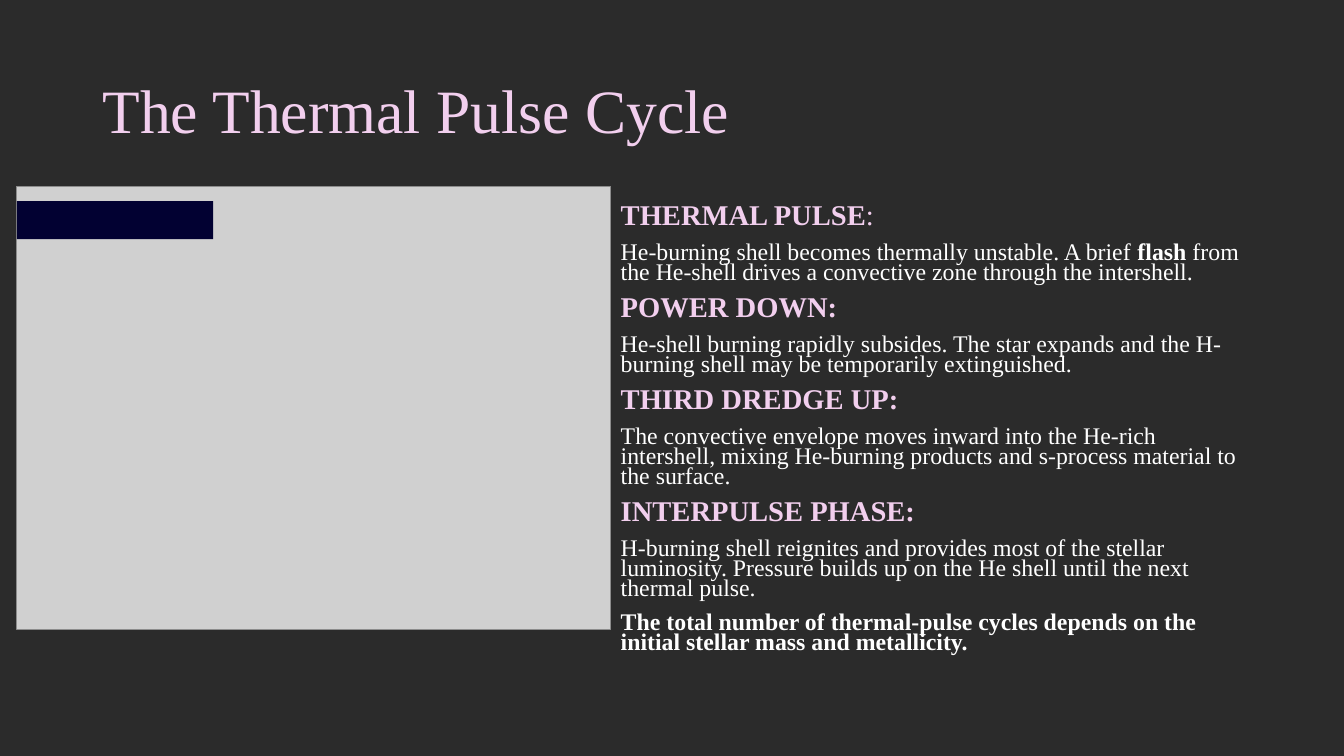
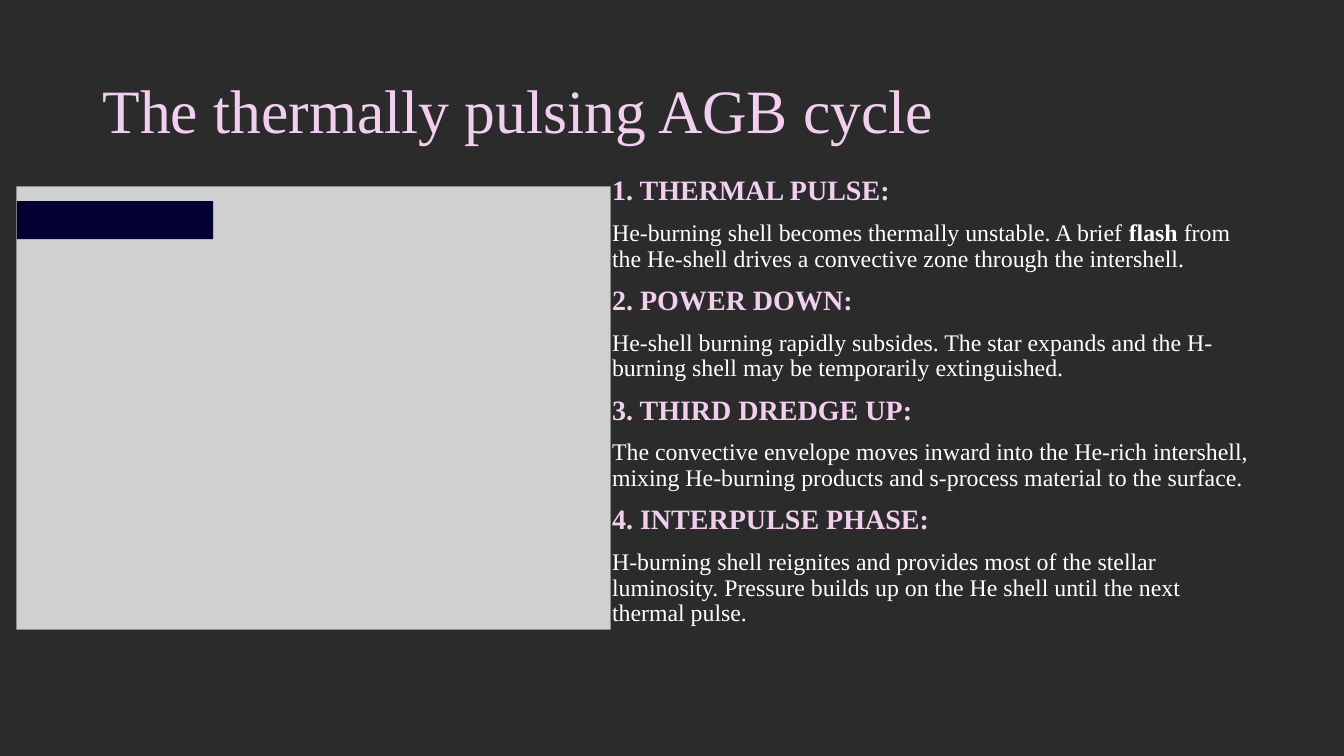
Before and after one commit to giulia-cinquegrana/bridgce2026-stellar-nucleosynthesis, a slide deck: slide 6 of Lectures/all_slides.pptx (slide 5 before the commit). Drawn at 1344x756 pixels with LibreOffice and Linux fonts; fonts in the diff are those of the drawing; grey boxes stand for pictures; background and template pictures are left out; a plain dark background stands for a picture behind light text. Boxes give left, top, right and bottom in pixels: in the first picture for what was removed or moved away, otherwise in the second. Text is boxed around its words. In the diff, an @@ line names an element or a change of style, - is before the commit and + after.

```diff
--- a/Lectures/all_slides.pptx
+++ b/Lectures/all_slides.pptx
@@ title at <box>102,90,933,144</box>: text changed @@
-The Thermal Pulse Cycle
+The thermally pulsing AGB cycle
@@ text "1. THERMAL PULSE:": place and size @@
-text "1. THERMAL PULSE:" at <box>621,206,1238,655</box>
+text "1. THERMAL PULSE:" at <box>612,181,1247,626</box>
@@ text at <box>612,181,890,201</box>: text changed; size 20.4 to 20 pt @@
-THERMAL PULSE:
+1. THERMAL PULSE:
@@ text at <box>612,224,1247,626</box>: line spacing 0.7 to 0.9 @@
@@ text at <box>612,291,853,311</box>: text changed; size 20.4 to 20 pt @@
-POWER DOWN:
+2. POWER DOWN:
@@ text at <box>612,401,912,421</box>: text changed; size 20.4 to 20 pt @@
-THIRD DREDGE UP:
+3. THIRD DREDGE UP:
@@ text at <box>612,510,929,530</box>: text changed; size 20.4 to 20 pt @@
-INTERPULSE PHASE:
+4. INTERPULSE PHASE:
@@ text at <box>621,613,1196,655</box>: paragraph removed @@
-The total number of thermal-pulse cycles depends on the initial stellar mass and metallicity.
```
Also in this commit, not shown: 11 other slides changed, 1 slide added, 2 other files.
